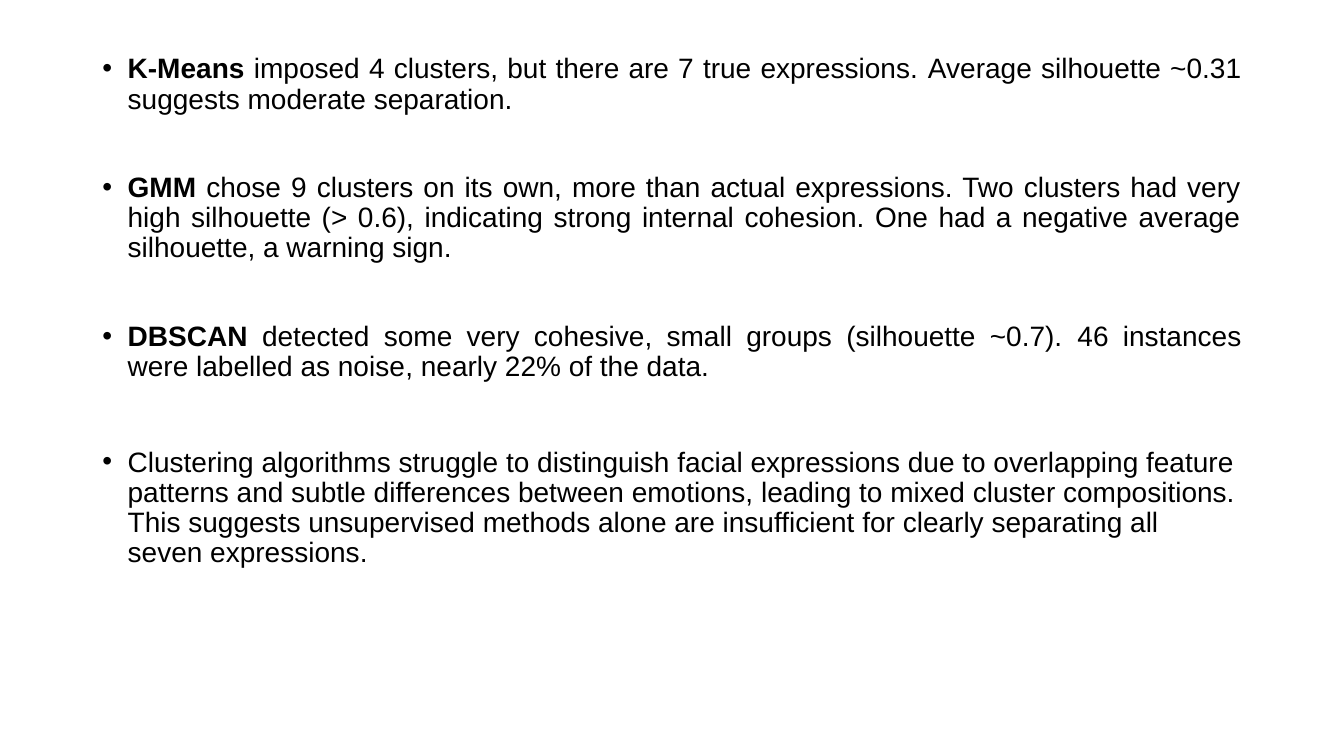
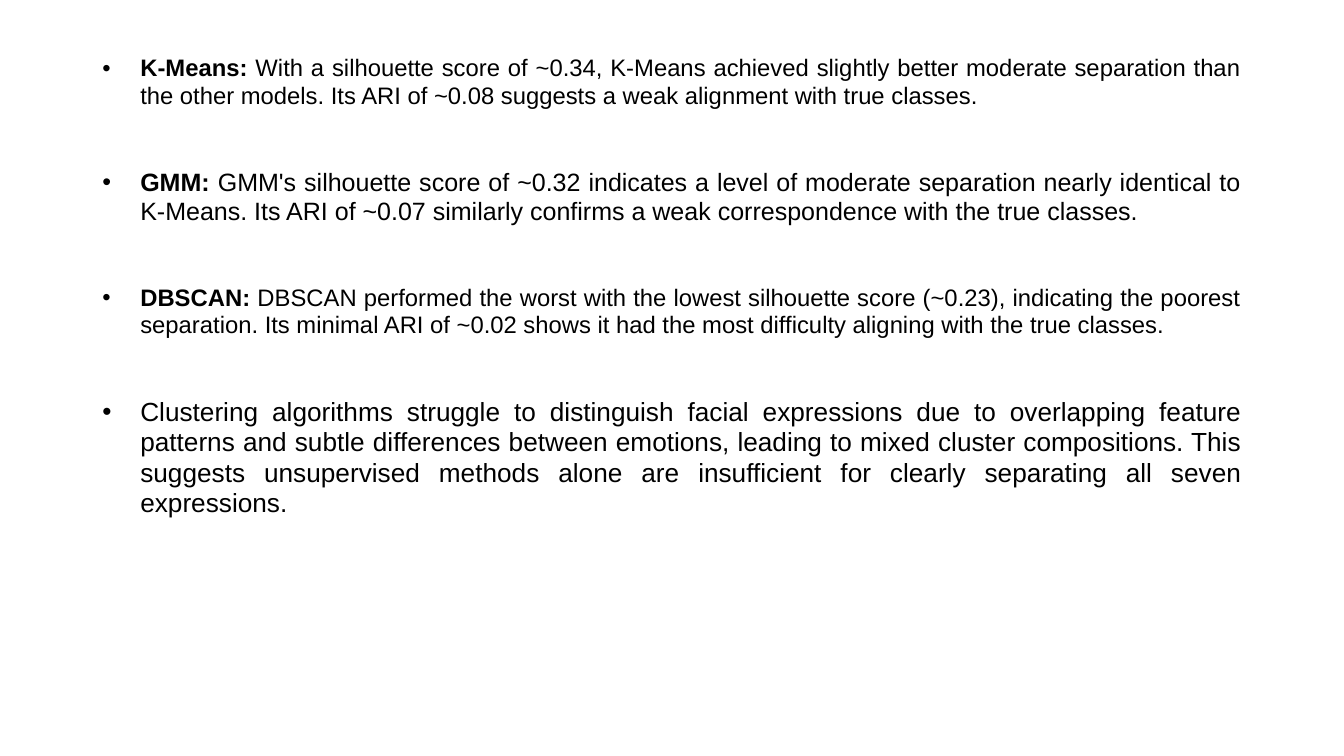
Before and after one commit to BillyGeros94/face-expression-recognition, a slide deck: slide 11 of presentation/Project-Presentation.pptx. Drawn at 1344x756 pixels with LibreOffice and Linux fonts; fonts in the diff are those of the drawing. Boxes give left, top, right and bottom in pixels: in the first picture for what was removed or moved away, otherwise in the second. Text is boxed around its words. In the diff, an @@ line names an element or a change of style, - is before the commit and + after.

```diff
--- a/presentation/Project-Presentation.pptx
+++ b/presentation/Project-Presentation.pptx
@@ text at [140, 58, 1240, 338]: text changed; size 20 to 17 pt @@
-• K-Means imposed 4 clusters, but there are 7 true expressions. Average silhouette ~0.31 suggests moderate separation.
-• GMM chose 9 clusters on its own, more than actual expressions. Two clusters had very high silhouette (> 0.6), indicating strong internal cohesion. One had a negative average silhouette, a warning sign.
-• DBSCAN detected some very cohesive, small groups (silhouette ~0.7). 46 instances were labelled as noise, nearly 22% of the data.
+• K-Means: With a silhouette score of ~0.34, K-Means achieved slightly better moderate separation than the other models. Its ARI of ~0.08 suggests a weak alignment with true classes.
+• GMM: GMM's silhouette score of ~0.32 indicates a level of moderate separation nearly identical to K-Means. Its ARI of ~0.07 similarly confirms a weak correspondence with the true classes.
+• DBSCAN: DBSCAN performed the worst with the lowest silhouette score (~0.23), indicating the poorest separation. Its minimal ARI of ~0.02 shows it had the most difficulty aligning with the true classes.
@@ text at [140, 402, 1241, 518]: size 20 to 18.7 pt in "Clustering algorithms struggle to distinguish facial express ..."; alignment left to justified; indent changed; line spacing 0.9 to 0.97; more space between paragraphs @@
```
Also in this commit, not shown: 7 other slides changed.
